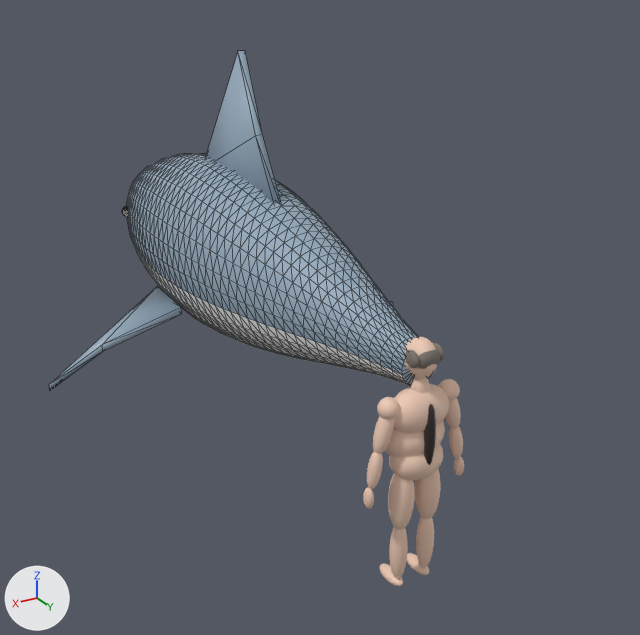
The glTF model assets/naked_man_back_shark.glb, before and after one commit.
Camera for both pictures: a 50 mm lens placed at (3.02, 3.84, 4.03), pointed at (-0.16, -1.45, 1.38). Arrows for +X, +Y and +Z are at lower left; the lights stay in place. The picture after the commit comes second. Mesh edges are drawn as thin lines on the coarser meshes. Vertices at exactly the same position are counted once.

Names of what the first picture shows: 'Man', 'Shark' and 1 more.
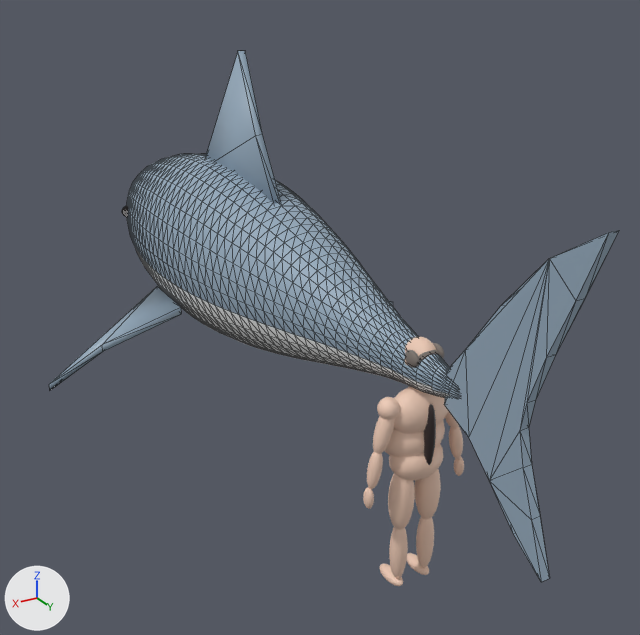
Where the change shows, as pixel boxes [x1, y1, x2, y2] in the pictures (640 x 635 px):
'Shark', reshaped (49% wider, 56% taller): before [49, 51, 430, 390]; after [49, 51, 619, 582]
part 1 of me_sharkmesh, added: after [444, 230, 619, 582]
part 2 of me_sharkmesh, built on (mostly hidden before): before [402, 363, 430, 386]; after [402, 354, 453, 397]

The change in detail:
me_sharkmesh is used by ob_shark; location (0.0, 0.0, 0.0).
me_sharkmesh had 1837 vertices, 3510 faces and spanned x -1.65..1.65, y -4.65..-0.02, z 0.74..3.25.
me_sharkmesh now has 1981 vertices, 3794 faces and spans x -1.65..1.65, y -4.65..1.31, z 0.74..3.25.
me_sharkmesh part 1: a new loose piece of 32 vertices spanning x -0.03..0.03, y 0.28..1.31, z 0.84..2.84, in mat_sharkback (greyish blue #95aabc).
me_sharkmesh part 2: 1 vertex removed from x 0.0, y -0.02, z 1.62; 113 vertices added at x -0.11..0.11, y 0.09..0.43, z 1.49..1.75.
